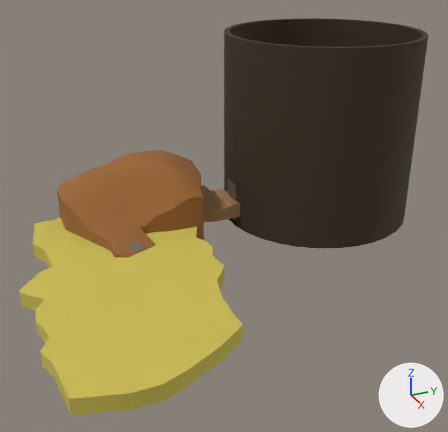
What one commit did to the FBX model Assets/Models/Blocking/Tuto_Blocking/Blocking_Tuto_Structure.fbx.
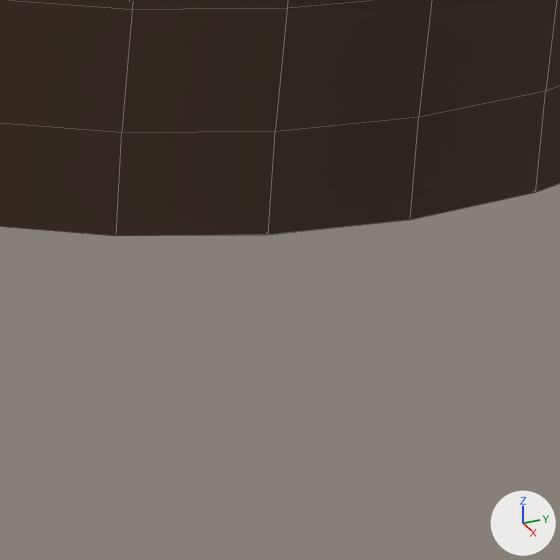
The first picture shows the older version from a 50 mm lens placed at (171.5, -63.8, 98.3), pointed at (-7.4, 16.8, 8.9). The close-ups show both versions on the part from 67% to 84% of the width and 50% to 67% of the height of that picture; other places that the commit changed are outside them. Every picture has the same lights, and +X, +Y and +Z are marked at lower right. The close-ups show mesh edges as thin lines.

Objects in the first close-up: 'Tour.001'.
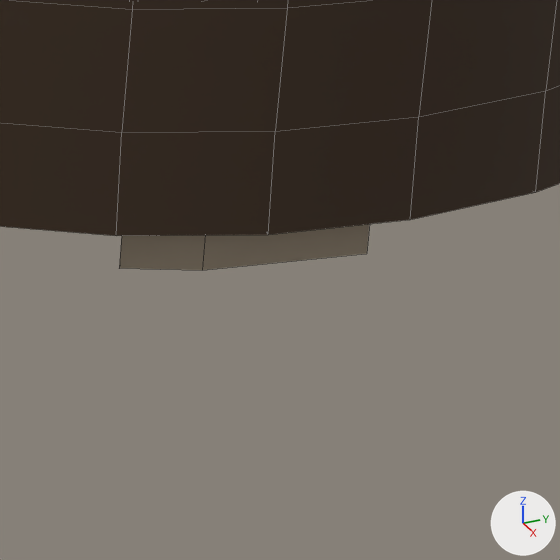
Patch to the scene script:
```diff
--- a/Assets/Models/Blocking/Tuto_Blocking/Blocking_Tuto_Structure.fbx.py
+++ b/Assets/Models/Blocking/Tuto_Blocking/Blocking_Tuto_Structure.fbx.py
@@ me_plane_017_1 @@
+me_plane_017_1.from_pydata([(2.5, -7.0, 1.1), (-4.3, -0.4, 1.1), (4.4, -3.4, 1.1), (-4.4, 0.8, 1.1), (6.2, 5.2, 1.1), (-4.4, 4.8, 1.1), (-4.3, -0.4, 8.1), (2.5, -7.0, 8.1), (-4.4, 0.8, 8.1), (4.4, -3.4, 8.1), (-4.4, 4.8, 8.1), (6.2, 5.2, 8.1), (2.5, -7.0, -9.2), (-4.3, -0.4, -9.2), (4.4, -3.4, -9.2), (-4.4, 0.8, -9.2), (6.2, 5.2, -9.2), (-4.4, 4.8, -9.2)], [], [(1, 6, 8, 3), (4, 11, 9, 2), (7, 9, 8, 6), (9, 11, 10, 8), (3, 8, 10, 5), (5, 10, 11, 4), (2, 9, 7, 0), (0, 7, 6, 1), (4, 16, 17, 5), (2, 14, 16, 4), (5, 17, 15, 3), (0, 12, 14, 2), (3, 15, 13, 1), (1, 13, 12, 0)])
+me_plane_017_1.materials.append(mat_sol4)  # brown #9b8d7a
@@ ob_sol_011 @@
+ob_sol_011 = bpy.data.objects.new('Sol.011', me_plane_017_1)
+ob_sol_011.location = (-7.87, 62.2, -3.62)
```

Where the change shows, as pixel boxes [x1, y1, x2, y2] in the close-ups (560 x 560 px):
'Sol.011', added (brown): after [119, 224, 370, 270]
